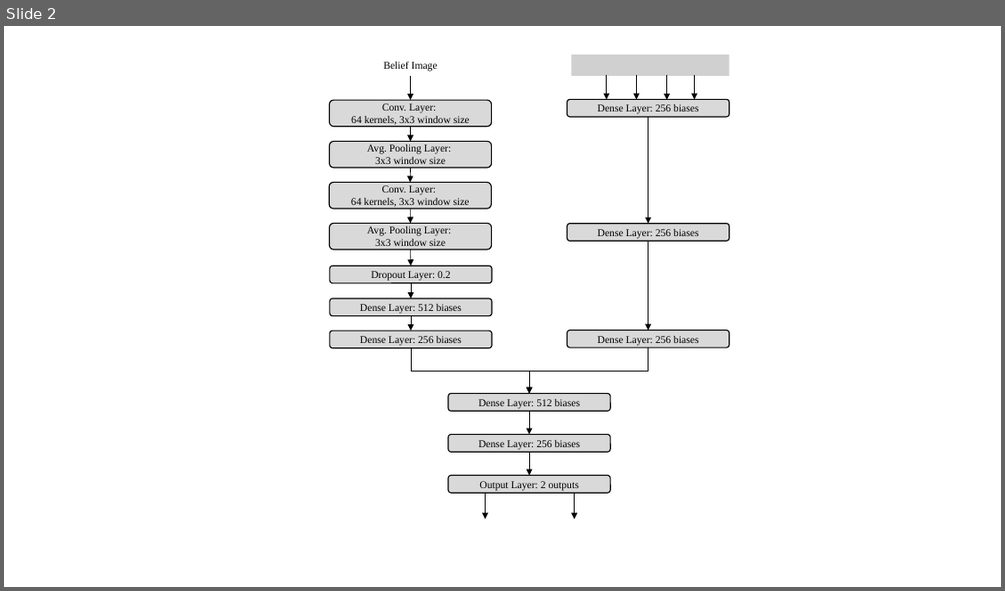
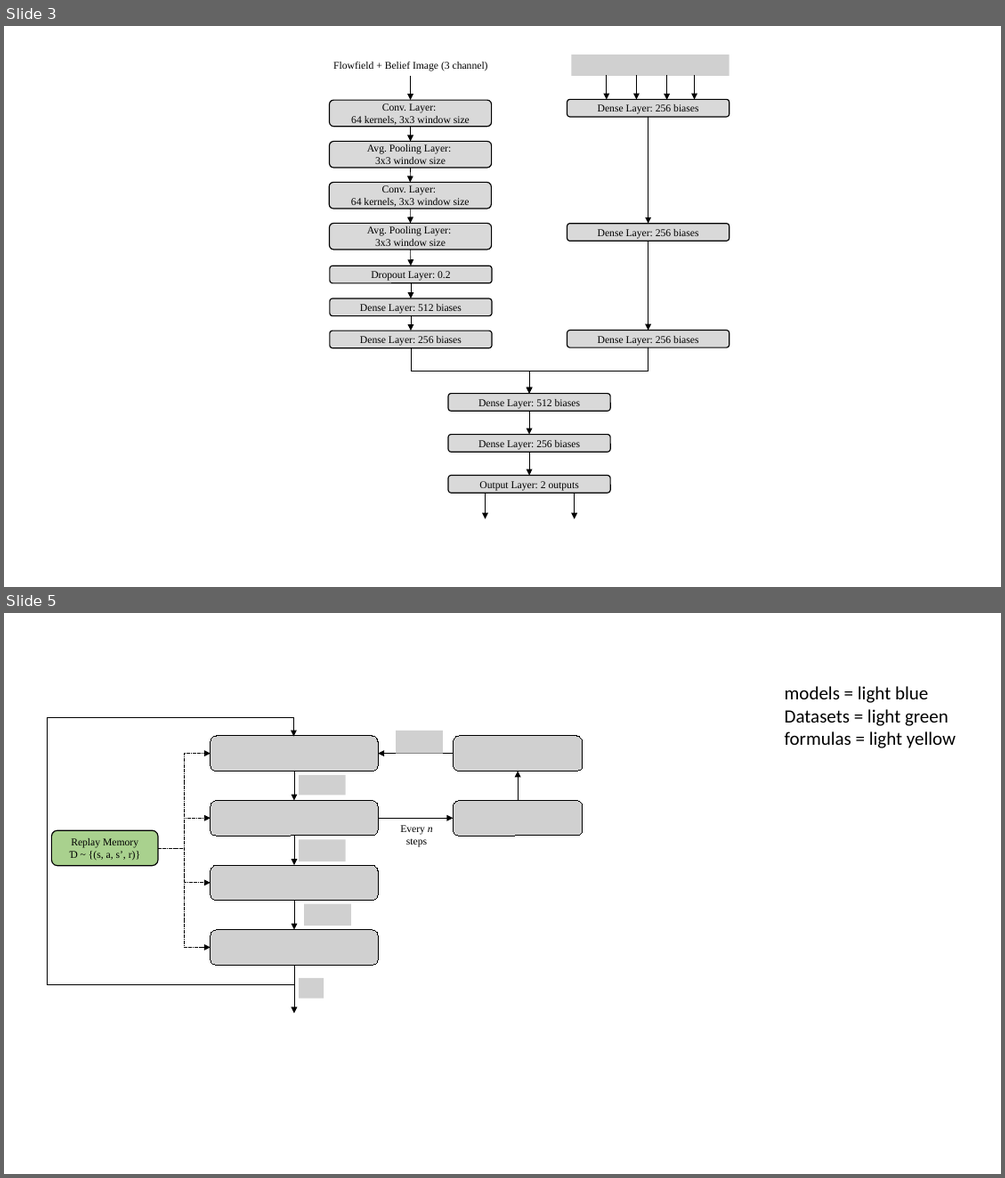
Before and after one commit to UKY-IRA/pytorch-soft-actor-critic, a slide deck: preliminary_results/figures/figures.pptx. Shown one above the other, each under a label of ours: slide 2 before the commit, slides 3 and 5 after it; the slides between them are not shown. The pictures are 1005x591 and 1005x1178 pixels, drawn with LibreOffice and Linux fonts; fonts in the diff are those of the drawing; grey boxes stand for pictures; background and template pictures are left out. Boxes give left, top, right and bottom in pixels: in the first picture for what was removed or moved away, otherwise in the second. Text is boxed around its words. In the diff, an @@ line names an element or a change of style, - is before the commit and + after.

```diff
--- a/preliminary_results/figures/figures.pptx
+++ b/preliminary_results/figures/figures.pptx
@@ slide 5 added at (x1=4, y1=613, x2=1001, y2=1174), background #FFFFFF @@
@@ text added at (x1=785, y1=686, x2=955, y2=748), 18 pt, text #000000 @@
+models = light blue
+Datasets = light green
+formulas = light yellow
@@ elbow arrow added from (295, 965) to (293, 737), #000000 0.5 pt @@
@@ picture added at (x1=210, y1=736, x2=378, y2=771) @@
@@ picture added at (x1=396, y1=730, x2=443, y2=754) @@
@@ picture added at (x1=453, y1=736, x2=582, y2=771) @@
@@ elbow arrow added from (158, 848) to (210, 754), #000000 0.5 pt dashed @@
@@ elbow arrow added from (294, 771) to (294, 801), #000000 0.5 pt @@
@@ arrow added from (453, 754) to (378, 754), #000000 0.5 pt @@
@@ arrow added from (518, 801) to (518, 771), #000000 0.5 pt @@
@@ picture added at (x1=299, y1=775, x2=346, y2=795) @@
@@ elbow arrow added from (158, 848) to (210, 818), #000000 0.5 pt dashed @@
@@ picture added at (x1=210, y1=801, x2=378, y2=835) @@
@@ arrow added from (378, 818) to (453, 818), #000000 0.5 pt @@
@@ text added at (x1=400, y1=825, x2=433, y2=847), 10 pt, text #000000 @@
+Every n steps
@@ picture added at (x1=453, y1=801, x2=582, y2=835) @@
@@ rounded rectangle added at (x1=52, y1=831, x2=158, y2=866), fill #A9D18E, outline #000000 1 pt, 10 pt, text #000000 @@
+Replay Memory
+Ɗ ~ {(s, a, s’, r)}
@@ elbow arrow added from (158, 848) to (210, 883), #000000 0.5 pt dashed @@
@@ elbow arrow added from (158, 848) to (210, 948), #000000 0.5 pt dashed @@
@@ elbow arrow added from (294, 835) to (294, 865), #000000 0.5 pt @@
@@ picture added at (x1=299, y1=840, x2=346, y2=861) @@
@@ picture added at (x1=210, y1=865, x2=378, y2=900) @@
@@ elbow arrow added from (294, 900) to (294, 929), #000000 0.5 pt @@
@@ picture added at (x1=304, y1=904, x2=351, y2=925) @@
@@ picture added at (x1=210, y1=929, x2=378, y2=965) @@
@@ elbow arrow added from (294, 965) to (294, 1013), #000000 0.5 pt @@
@@ picture added at (x1=299, y1=978, x2=324, y2=998) @@
@@ what was slide 2 is now slide 3 @@
@@ slide 3 changed as well @@
@@ text at (x1=333, y1=61, x2=488, y2=71): text changed @@
-Belief Image
+Flowfield + Belief Image (3 channel)
```
Also in this commit, not shown: 1 other slide changed, 1 other slide added, 2 other files.
